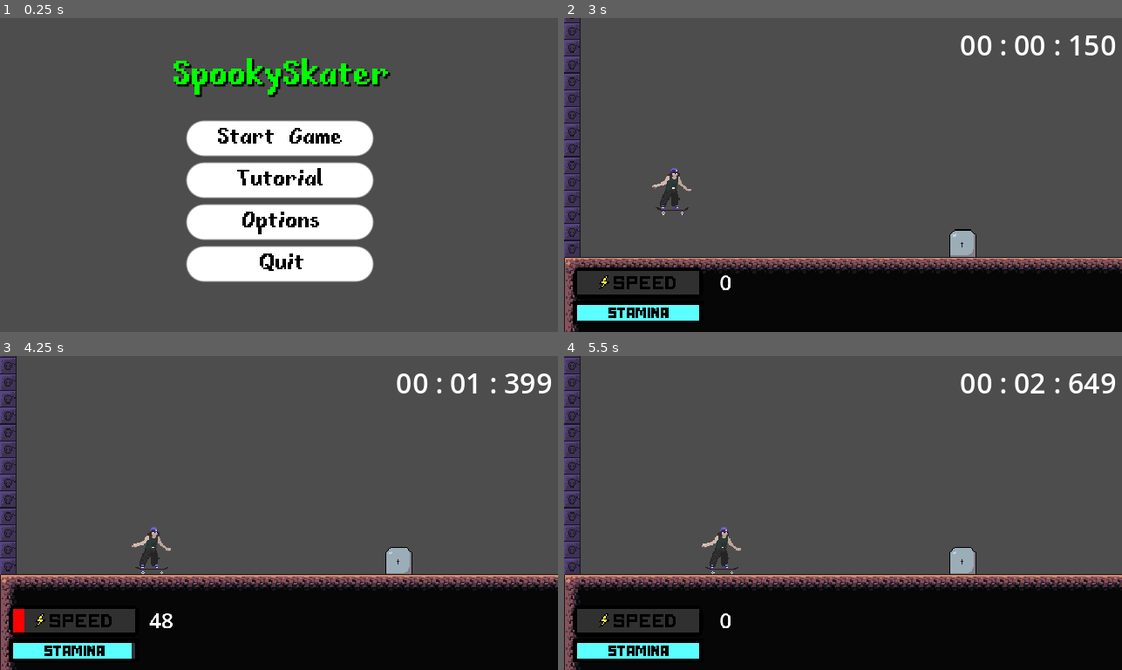
Above: before the commit, frames 1-4 (two rows, left to right).
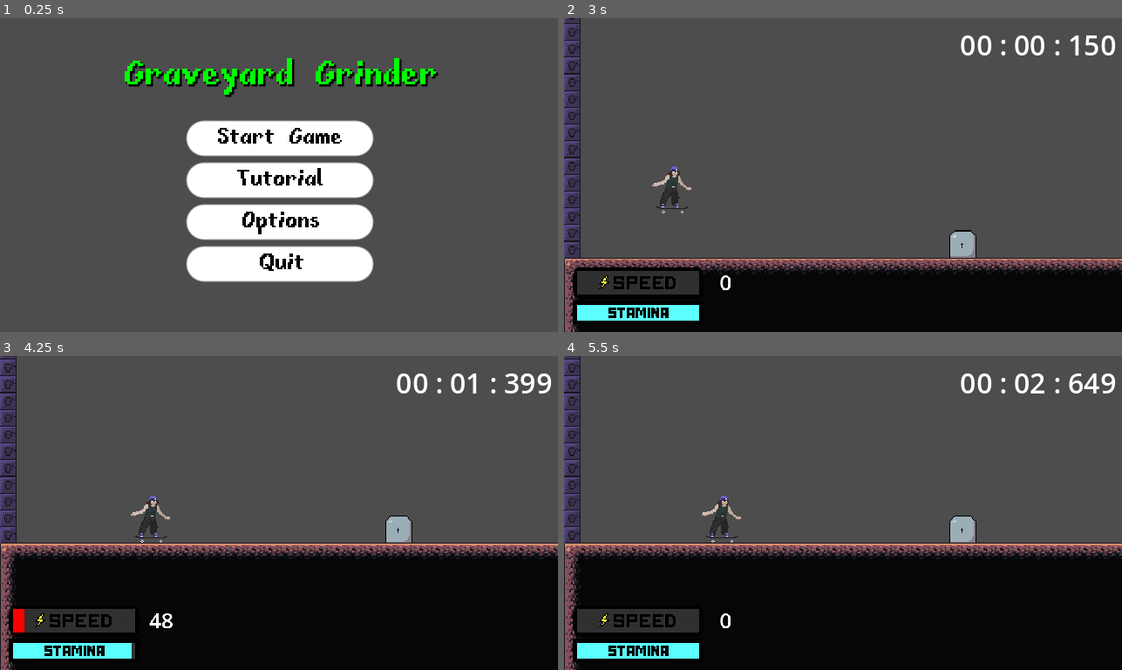
Above: after the commit, the same moments.

Repository: lucasjanta/GraveGrinder
Game: Godot game, scene res://Scenes/Menus/main_menu.tscn
Same seed, same stepped clock (60 frames per second), same inputs: the game is played once before the commit and once after it.
Inputs (mouse positions are in pixels of both pictures, inside the frame that each line leads up to):
- Up to frame 1 (0.25 s): no input
- Up to frame 2 (3 s): click "Start Game" at 0.5 s; click (597, 68) at 1.25 s; click "Start Game" at 2 s; click (843, 297) at 2.75 s
- Up to frame 3 (4.25 s): tap Enter (ui_accept) at 3.5 s; move the mouse to (401, 497) at 3.52 s; hold D (right) from 3.53 s (still down); hold F from 3.53 s (still down); click (401, 497) at 3.67 s; tap Space (jump) at 3.77 s
- Up to frame 4 (5.5 s): move the mouse to (731, 528) at 4.27 s; release D (right) at 4.28 s; release F at 4.28 s; hold S (down) 4.28-5.03 s; tap F at 4.35 s; tap Space (jump) at 4.52 s; move the mouse to (898, 443) at 5.02 s; hold D (right) from 5.03 s (still down); hold F from 5.03 s (still down)

The runs differ from the first frame. In frame 1, 2.9% of the frame differs, in the area x 22-79%, y 12-26%; in frame 2, 3.3%; in frame 3, 16%, in the area x 0-100%, y 0-100%; in frame 4, 16%.

Commit message:
changes in camera

Diff:
--- a/Scenes/Levels/test_room.tscn
+++ b/Scenes/Levels/test_room.tscn
@@ -6,7 +6,11 @@
 [ext_resource type="Texture2D" uid="uid://chhe6dr42q0vp" path="res://Tilesets/Tilesetv3.png" id="4_yuwd1"]
 [ext_resource type="PackedScene" uid="uid://tqg5285m1bmk" path="res://Enemies/zombie/zombie.tscn" id="5_a2wub"]
 [ext_resource type="PackedScene" uid="uid://bqknruc6qvmah" path="res://Player/player.tscn" id="6_5x5h8"]
+[ext_resource type="Script" path="res://Scripts/camera_2d.gd" id="6_ijcgh"]
 [ext_resource type="PackedScene" uid="uid://cfe3n5qg62l1" path="res://Props/tombramp/tombramp.tscn" id="7_0ojsa"]
+[ext_resource type="Script" path="res://addons/phantom_camera/scripts/phantom_camera_host/phantom_camera_host.gd" id="7_7iqtj"]
+[ext_resource type="Script" path="res://addons/phantom_camera/scripts/phantom_camera/phantom_camera_2d.gd" id="8_w6tf2"]
+[ext_resource type="Script" path="res://addons/phantom_camera/scripts/resources/tween_resource.gd" id="9_n321v"]
 
 [sub_resource type="TileSetAtlasSource" id="TileSetAtlasSource_b8qfv"]
 texture = ExtResource("4_yuwd1")
@@ -1431,6 +1435,12 @@
 physics_layer_0/collision_layer = 1
 sources/0 = SubResource("TileSetAtlasSource_ukcgu")
 
+[sub_resource type="Resource" id="Resource_rniko"]
+script = ExtResource("9_n321v")
+duration = 1.0
+transition = 0
+ease = 2
+
 [node name="TestRoom" type="Node2D"]
 
 [node name="grindtomb" parent="." instance=ExtResource("1_oeola")]
@@ -1463,16 +1473,27 @@
 position = Vector2(101, 48)
 friction = 40.0
 
-[node name="RemoteTransform2D" type="RemoteTransform2D" parent="Player"]
-position = Vector2(100, -30)
-remote_path = NodePath("../../Camera2D")
-
 [node name="Camera2D" type="Camera2D" parent="."]
-position = Vector2(201, 18)
+physics_interpolation_mode = 2
+position = Vector2(266.667, 48)
 zoom = Vector2(0.6, 0.6)
 limit_left = 0
-limit_top = -100
-limit_bottom = 304
+limit_top = -110
+script = ExtResource("6_ijcgh")
+
+[node name="PhantomCameraHost" type="Node" parent="Camera2D"]
+script = ExtResource("7_7iqtj")
+
+[node name="PhantomCamera2D" type="Node2D" parent="." node_paths=PackedStringArray("follow_target")]
+unique_name_in_owner = true
+position = Vector2(266.667, 48)
+script = ExtResource("8_w6tf2")
+follow_mode = 1
+follow_target = NodePath("../Player")
+zoom = Vector2(0.6, 0.6)
+tween_resource = SubResource("Resource_rniko")
+limit_left = 0
+limit_top = -110
 
 [node name="zombie" parent="." instance=ExtResource("5_a2wub")]
 position = Vector2(671, 107)
--- a/Scenes/Menus/main_menu.tscn
+++ b/Scenes/Menus/main_menu.tscn
@@ -126,7 +126,7 @@
 theme_override_colors/font_shadow_color = Color(0, 0, 0, 1)
 theme_override_fonts/font = ExtResource("2_mef47")
 theme_override_font_sizes/font_size = 24
-text = "SpookySkater"
+text = "Graveyard Grinder"
 
 [connection signal="pressed" from="VBoxContainer/Start" to="." method="_on_startgame_pressed"]
 [connection signal="pressed" from="VBoxContainer/Tutorial" to="." method="_on_tutorial_pressed"]
--- /dev/null
+++ b/Scripts/camera_2d.gd
@@ -0,0 +1,23 @@
+extends Camera2D
+
+@export var shake_magnitude: float = 3.0
+
+@onready var phantom_camera_2d = %PhantomCamera2D
+
+var is_shaking : bool = false
+var shake_amt : Vector2 = Vector2.ZERO
+
+func _process(delta):
+	if Input.is_action_just_pressed("left"): is_shaking = !is_shaking
+
+	if !is_shaking: return
+
+func shake_camera(duration, intensity, delta):
+	is_shaking = true
+	if duration > 0:
+		duration -= delta
+	else:
+		is_shaking = false
+	if is_shaking:
+		shake_amt = Vector2(randf_range(-1, 1), randf_range(-1, 1)) * intensity
+		phantom_camera_2d.global_position += shake_amt
--- a/project.godot
+++ b/project.godot
@@ -78,6 +78,10 @@
 2d_physics/layer_10="RampDown"
 2d_physics/layer_11="RampUp"
 
+[physics]
+
+common/physics_interpolation=true
+
 [rendering]
 
 textures/canvas_textures/default_texture_filter=0
Not shown: 1 places in Scenes/Levels/test_room.tscn that only renumber resources
Not shown, added: Scenes/Menus/lev5927.tmp
